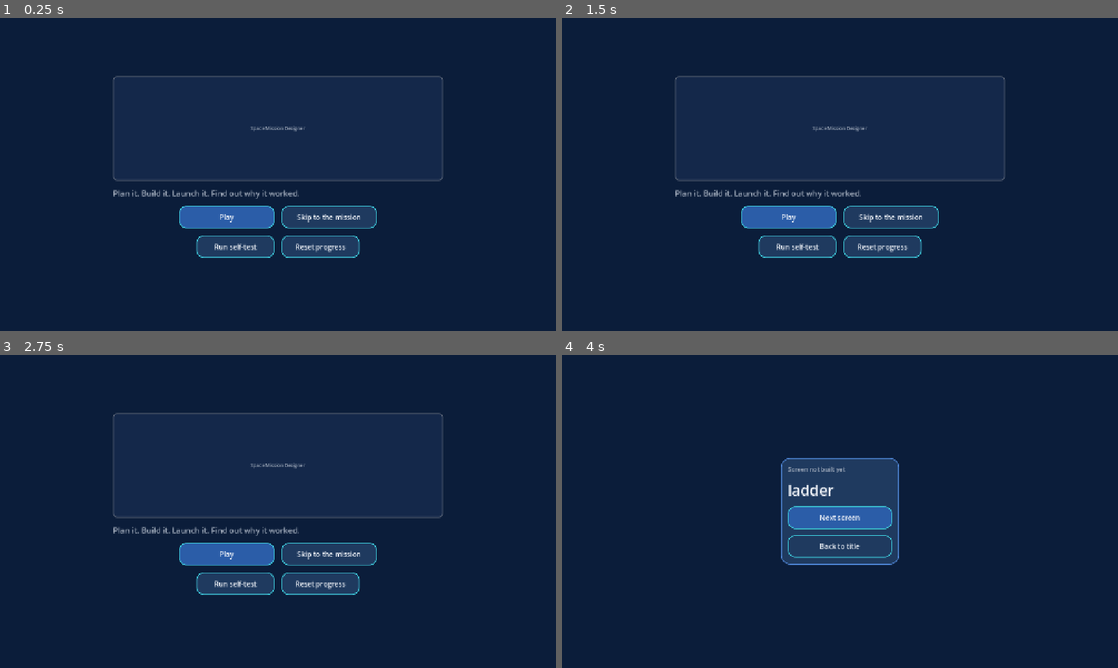
Above: before the commit, frames 1-4 (two rows, left to right).
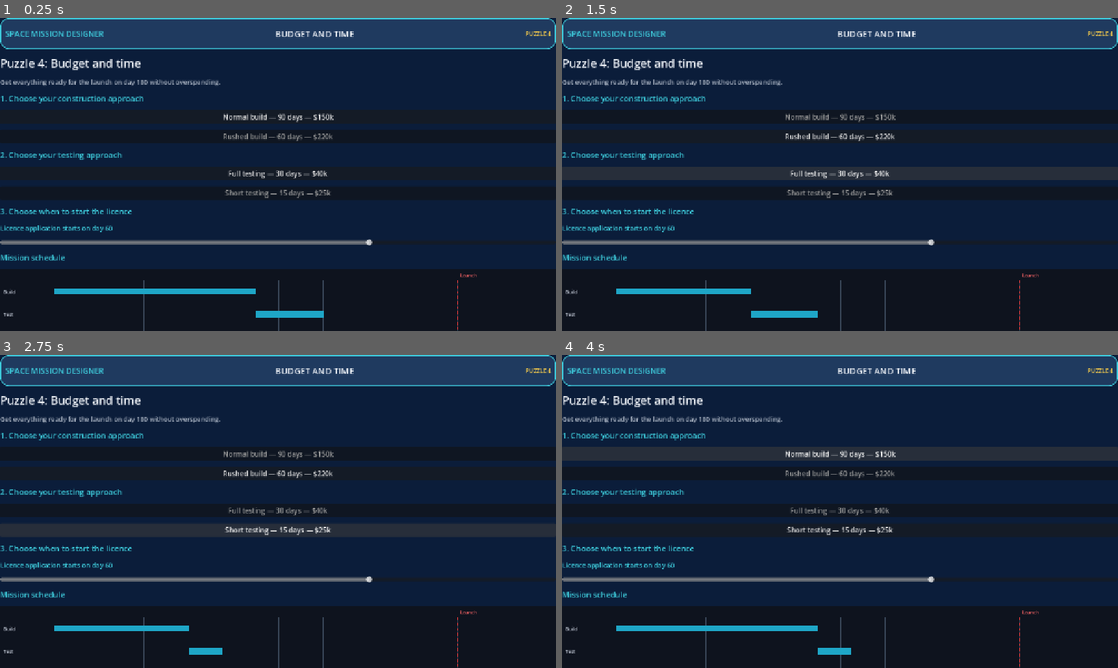
Above: after the commit, the same moments.

Repository: a77chand/apogeic
Game: Godot game, scene res://scenes/main.tscn
Two runs of this game, one before a commit and one after it. Both use one fixed random seed, a clock stepped at 60 frames per second and the inputs below.
Inputs (mouse positions are in pixels of both pictures, inside the frame that each line leads up to):
- Up to frame 1 (0.25 s): no input
- Up to frame 2 (1.5 s): click (840, 136) at 0.5 s, where only the run after the commit has a clickable "Rushed build — 60 days — $220k"; click (840, 174) at 1.25 s, where only the run after the commit has a clickable "Full testing — 30 days — $40k"
- Up to frame 3 (2.75 s): click (278, 530) at 2 s, where only the run after the commit has a clickable "Short testing — 15 days — $25k"
- Up to frame 4 (4 s): click (789, 555) at 2.75 s, where only the run before the commit has a clickable "Play"; click (840, 455) at 3.5 s, where only the run after the commit has a clickable "Normal build — 90 days — $150k"

The runs differ from the first frame. In frame 1, 46% of the frame differs, in the area x 0-100%, y 0-100%; in frame 2, 45%; in frame 3, 49%; in frame 4, 44%.

Commit message:
some random stuff
some work before aadhav took over

Diff:
--- a/data/puzzles.json
+++ b/data/puzzles.json
@@ -2,12 +2,12 @@
   "_note": "ALL NUMBERS ARE PLACEHOLDERS for gameplay.",
   "order": ["mass", "power", "link", "time"],
   "mass": {"title": "Puzzle 1: Mass", "intro": "The rocket slot can lift 4.0 kg. Load the parts for a photo mission without going over.", "lesson": "Every part has mass, and the rocket has a hard limit.", "limit_kg": 4.0, "bus_kg": 1.3,
-    "bin": ["camera_std", "spectrometer", "solar_small", "solar_large", "battery_std", "radio_uhf", "radio_sband", "antenna_big"],
-    "needs": [{"category": "instrument", "da …(360 unchanged characters)…
+	"bin": ["camera_std", "spectrometer", "solar_small", "solar_large", "battery_std", "radio_uhf", "radio_sband", "antenna_big"],
+	"needs": [{"category": "instrument", "da …(360 unchanged characters)…
   "power": {"title": "Puzzle 2: Power", "intro": "The Earth blocks the Sun for part of every orbit. Size the panels and …(468 unchanged characters)…
   "link": {"title": "Puzzle 3: Data link", "intro": "The camera makes more photos than the radio can send. Fix it with  …(230 unchanged characters)…
-    "options": [{"id": "antenna", "label": " …(445 unchanged characters)…
+	"options": [{"id": "antenna", "label": " …(445 unchanged characters)…
   "time": {"title": "Puzzle 4: Budget and time", "intro": "Get everything ready for the launch on day 180 without overs …(376 unchanged characters)…
-    "build_options": [{"id": "normal", "label": "Normal build", "days": 90, "cost_k": 150.0}, {"id": "rushed", "label": "Rushed build", "days": 60, "cost_k": 220.0}],
-    "test_options": [{"id": "full", "label": "Full testing", "days": 30, "cost_k": 40.0}, {"id": "short", "label": "Short testing", "days": 15, "cost_k": 25.0}]}
+	"build_options": [{"id": "normal", "label": "Normal build", "days": 90, "cost_k": 150.0}, {"id": "rushed", "label": "Rushed build", "days": 60, "cost_k": 220.0}],
+	"test_options": [{"id": "full", "label": "Full testing", "days": 30, "cost_k": 40.0}, {"id": "short", "label": "Short testing", "days": 15, "cost_k": 25.0}]}
 }
--- a/project.godot
+++ b/project.godot
@@ -1,6 +1,10 @@
 ; Engine configuration file.
-; Hand-written starter. Open the folder in Godot 4 and let it update this file.
-; Everyone on the team must use the SAME Godot 4 version.
+; It's best edited using the editor UI and not directly,
+; since the parameters that go here are not all obvious.
+;
+; Format:
+;   [section] ; section goes between []
+;   param=value ; assign values to parameters
 
 config_version=5
 
@@ -8,6 +12,7 @@
 
 config/name="Space Mission Designer"
 run/main_scene="res://scenes/main.tscn"
+config/features=PackedStringArray("4.7")
 
 [autoload]
 
@@ -18,7 +23,6 @@
 window/size/viewport_width=1280
 window/size/viewport_height=720
 window/stretch/mode="canvas_items"
-window/stretch/aspect="keep"
 
 [rendering]
 
--- a/scenes/main.tscn
+++ b/scenes/main.tscn
@@ -1,8 +1,8 @@
-[gd_scene load_steps=2 format=3]
+[gd_scene format=3 uid="uid://dn4vrv6lpgatq"]
 
-[ext_resource type="Script" path="res://scripts/main.gd" id="1"]
+[ext_resource type="Script" uid="uid://bbr6xm0om801p" path="res://scripts/main.gd" id="1"]
 
-[node name="Main" type="Control"]
+[node name="Main" type="Control" unique_id=518162193]
 layout_mode = 3
 anchors_preset = 15
 anchor_right = 1.0
--- a/scripts/main.gd
+++ b/scripts/main.gd
@@ -1,12 +1,10 @@
+
 extends Control
 ## The only scene that is ever loaded. It swaps one screen in and out.
-## A screen is a script that extends Control and builds its own nodes in _ready().
-## To add a screen: write the script, then add one line to SCREENS.
 
 const UI = preload("res://scripts/ui/ui.gd")
 const Stub = preload("res://scripts/screens/stub.gd")
 
-## screen id -> script path. A missing script shows the stub screen instead of crashing.
 const SCREENS: Dictionary = {
 	"title": "res://scripts/screens/title.gd",
 	"ladder": "res://scripts/screens/ladder.gd",
@@ -22,9 +20,20 @@
 	"report": "res://scripts/screens/report.gd",
 }
 
-## The order the stub screens walk through, so the whole game is clickable from day one.
-const FLOW: Array = ["title", "ladder", "puzzle_mass", "puzzle_power", "puzzle_link", "puzzle_time",
-		"briefing", "workshop", "test_lab", "launch", "ops", "report"]
+const FLOW: Array = [
+	"title",
+	"ladder",
+	"puzzle_mass",
+	"puzzle_power",
+	"puzzle_link",
+	"puzzle_time",
+	"briefing",
+	"workshop",
+	"test_lab",
+	"launch",
+	"ops",
+	"report"
+]
 
 var _current: Control = null
 var _current_id: String = ""
@@ -33,7 +42,9 @@
 func _ready() -> void:
 	GameState.router = self
 	add_child(UI.background())
-	go("title")
+
+	# TEMPORARY: Open the Time Puzzle directly for testing.
+	go("puzzle_time")
 
 
 func go(screen_id: String) -> void:
@@ -46,8 +57,10 @@
 
 func next_in_flow(screen_id: String) -> String:
 	var index: int = FLOW.find(screen_id)
+
 	if index < 0 or index + 1 >= FLOW.size():
 		return "title"
+
 	return str(FLOW[index + 1])
 
 
@@ -56,19 +69,26 @@
 		remove_child(_current)
 		_current.queue_free()
 		_current = null
+
 	var path: String = str(SCREENS.get(screen_id, ""))
 	var screen: Control = null
+
 	if path != "" and ResourceLoader.exists(path):
 		var script: GDScript = load(path)
+
 		if script != null:
 			var made: Variant = script.new()
+
 			if made is Control:
 				screen = made
+
 	if screen == null:
 		var stub: Control = Stub.new()
 		stub.set("screen_id", screen_id)
 		screen = stub
+
 	_current = screen
 	_current_id = screen_id
+
 	add_child(screen)
 	screen.set_anchors_and_offsets_preset(Control.PRESET_FULL_RECT)
--- /dev/null
+++ b/scripts/screens/puzzle_time.gd
@@ -0,0 +1,224 @@
+
+extends Control
+
+const UI = preload("res://scripts/ui/ui.gd")
+const Chrome = preload("res://scripts/ui/chrome.gd")
+const Sim = preload("res://scripts/core/sim.gd")
+const GanttChart = preload("res://scripts/ui/gantt_chart.gd")
+
+var _pz: Dictionary = {}
+var _build_id: String = "normal"
+var _test_id: String = "full"
+var _licence_start: int = 60
+
+var _chart: Control
+var _result_label: Label
+var _build_buttons: Array = []
+var _test_buttons: Array = []
+var _licence_slider: HSlider
+var _licence_label: Label
+var _top_bar: Control
+var _tip_bar: Control
+
+
+func _ready() -> void:
+	_load_puzzle_data()
+	_build_screen()
+	_update_screen()
+
+
+func _load_puzzle_data() -> void:
+	var file: FileAccess = FileAccess.open(
+		"res://data/puzzles.json",
+		FileAccess.READ
+	)
+
+	if file == null:
+		push_error("Could not open puzzles.json")
+		return
+
+	var parsed: Variant = JSON.parse_string(file.get_as_text())
+
+	if not (parsed is Dictionary):
+		push_error("puzzles.json is not a valid Dictionary")
+		return
+
+	var all_puzzles: Dictionary = parsed
+	_pz = all_puzzles.get("time", {})
+
+	_licence_start = int(_pz.get("licence_start_default", 60))
+
+
+func _build_screen() -> void:
+	var main: VBoxContainer = UI.vbox(14)
+	main.set_anchors_and_offsets_preset(Control.PRESET_FULL_RECT)
+	main.add_theme_constant_override("margin_left", 24)
+	main.add_theme_constant_override("margin_right", 24)
+	main.add_theme_constant_override("margin_top", 18)
+	main.add_theme_constant_override("margin_bottom", 18)
+	add_child(main)
+
+	_top_bar = Chrome.top_bar("BUDGET AND TIME", ["PUZZLE 4"])
+	main.add_child(_top_bar)
+
+	var heading: Label = UI.label(
+		str(_pz.get("title", "Puzzle 4: Budget and time")),
+		26,
+		UI.C_TEXT
+	)
+	main.add_child(heading)
+
+	var intro: Label = UI.label(
+		str(_pz.get("intro", "")),
+		15,
+		UI.C_MUTED
+	)
+	main.add_child(intro)
+
+	_add_section_title(main, "1. Choose your construction approach")
+	_add_build_options(main)
+
+	_add_section_title(main, "2. Choose your testing approach")
+	_add_test_options(main)
+
+	_add_section_title(main, "3. Choose when to start the licence")
+
+	_licence_label = UI.label("", 15, UI.C_CYAN)
+	main.add_child(_licence_label)
+
+	_licence_slider = HSlider.new()
+	_licence_slider.min_value = float(_pz.get("licence_start_min", 0))
+	_licence_slider.max_value = float(_pz.get("licence_start_max", 90))
+	_licence_slider.step = float(_pz.get("licence_start_step", 5))
+	_licence_slider.value = float(_licence_start)
+	_licence_slider.value_changed.connect(_on_licence_changed)
+	main.add_child(_licence_slider)
+
+	_add_section_title(main, "Mission schedule")
+
+	_chart = GanttChart.new()
+	_chart.custom_minimum_size = Vector2(720, 260)
+	_chart.size_flags_horizontal = Control.SIZE_EXPAND_FILL
+	main.add_child(_chart)
+
+	_result_label = UI.label("", 16, UI.C_TEXT, true)
+	main.add_child(_result_label)
+
+	_tip_bar = Chrome.tip_bar(str(_pz.get("lesson", "")))
+	main.add_child(_tip_bar)
+
+
+func _add_section_title(parent: VBoxContainer, text: String) -> void:
+	var heading: Label = UI.label(text, 18, UI.C_CYAN)
+	parent.add_child(heading)
+
+
+func _add_build_options(parent: VBoxContainer) -> void:
+	var options: Array = _pz.get("build_options", [])
+
+	for item in options:
+		var option: Dictionary = item
+		var option_id: String = str(option.get("id", ""))
+		var option_label: String = str(option.get("label", ""))
+		var days: int = int(option.get("days", 0))
+		var cost: float = float(option.get("cost_k", 0.0))
+
+		var button: Button = Button.new()
+		button.text = "%s — %d days — $%dk" % [
+			option_label, days, int(cost)
+		]
+		button.pressed.connect(_on_build_selected.bind(option_id))
+		parent.add_child(button)
+		_build_buttons.append(button)
+
+
+func _add_test_options(parent: VBoxContainer) -> void:
+	var options: Array = _pz.get("test_options", [])
+
+	for item in options:
+		var option: Dictionary = item
+		var option_id: String = str(option.get("id", ""))
+		var option_label: String = str(option.get("label", ""))
+		var days: int = int(option.get("days", 0))
+		var cost: float = float(option.get("cost_k", 0.0))
+
+		var button: Button = Button.new()
+		button.text = "%s — %d days — $%dk" % [
+			option_label, days, int(cost)
+		]
+		button.pressed.connect(_on_test_selected.bind(option_id))
+		parent.add_child(button)
+		_test_buttons.append(button)
+
+
+func _on_build_selected(option_id: String) -> void:
+	_build_id = option_id
+	_update_screen()
+
+
+func _on_test_selected(option_id: String) -> void:
+	_test_id = option_id
+	_update_screen()
+
+
+func _on_licence_changed(value: float) -> void:
+	_licence_start = int(value)
+	_update_screen()
+
+
+func _update_screen() -> void:
+	if _pz.is_empty():
+		return
+
+	var result: Dictionary = Sim.puzzle_time(
+		_pz,
+		_build_id,
+		_test_id,
+		_licence_start
+	)
+
+	_chart.call(
+		"set_data",
+		result.get("bars", []),
+		int(_pz.get("launch_day", 180))
+	)
+
+	_licence_label.text = "Licence application starts on day %d" % _licence_start
+
+	var status: String = "PASS" if bool(result.get("passed", false)) else "NOT READY"
+
+	var finish_day: int = int(result.get("finish_day", 0))
+	var cost: float = float(result.get("cost_k", 0.0))
+	var limit: float = float(result.get("cost_limit_k", 0.0))
+
+	var message: String = "%s\nReady on day %d (launch deadline: day %d)\nCost: $%.0fk / $%.0fk allowed" % [
+		status,
+		finish_day,
+		int(_pz.get("launch_day", 180)),
+		cost,
+		limit
+	]
+
+	var reasons: Array = result.get("reasons", [])
+
+	for reason in reasons:
+		message += "\n• " + str(reason)
+
+	_result_label.text = message
+	_update_button_styles()
+
+
+func _update_button_styles() -> void:
+	var build_options: Array = _pz.get("build_options", [])
+
+	for i in range(_build_buttons.size()):
+		var option: Dictionary = build_options[i]
+		var button: Button = _build_buttons[i]
+		button.modulate = Color.WHITE if str(option.get("id", "")) == _build_id else Color(0.7, 0.7, 0.7)
+
+	var test_options: Array = _pz.get("test_options", [])
+
+	for i in range(_test_buttons.size()):
+		var option: Dictionary = test_options[i]
+		var button: Button = _test_buttons[i]
+		button.modulate = Color.WHITE if str(option.get("id", "")) == _test_id else Color(0.7, 0.7, 0.7)
--- /dev/null
+++ b/scripts/ui/chrome.gd
@@ -0,0 +1,58 @@
+
+extends RefCounted
+
+const UI = preload("res://scripts/ui/ui.gd")
+
+
+static func top_bar(title: String, pills: Array) -> Control:
+	var bar: PanelContainer = UI.panel(UI.C_CYAN, 12.0)
+	bar.custom_minimum_size = Vector2(0, 72)
+
+	var row: HBoxContainer = UI.hbox(16)
+	bar.add_child(row)
+
+	var game_name: Label = UI.label("SPACE MISSION DESIGNER", 18, UI.C_CYAN)
+	row.add_child(game_name)
+
+	var screen_title: Label = UI.label(title, 20, UI.C_TEXT)
+	screen_title.size_flags_horizontal = Control.SIZE_EXPAND_FILL
+	screen_title.horizontal_alignment = HORIZONTAL_ALIGNMENT_CENTER
+	row.add_child(screen_title)
+
+	for pill_text in pills:
+		var pill: Label = UI.label(str(pill_text), 13, UI.C_YELLOW)
+		row.add_child(pill)
+
+	return bar
+
+
+static func set_pill(bar: Control, index: int, text: String) -> void:
+	var row: HBoxContainer = bar.get_child(0) as HBoxContainer
+	var pill_index: int = index + 2
+
+	if pill_index < row.get_child_count():
+		var pill: Label = row.get_child(pill_index) as Label
+		pill.text = text
+
+
+static func tip_bar(text: String) -> Control:
+	var bar: PanelContainer = UI.panel(UI.C_BORDER, 10.0)
+	bar.custom_minimum_size = Vector2(0, 58)
+
+	var row: HBoxContainer = UI.hbox(12)
+	bar.add_child(row)
+
+	var tip: Label = UI.label(text, 14, UI.C_TEXT, true)
+	tip.size_flags_horizontal = Control.SIZE_EXPAND_FILL
+	row.add_child(tip)
+
+	var placeholder: Label = UI.label("PLACEHOLDER NUMBERS", 11, UI.C_YELLOW)
+	row.add_child(placeholder)
+
+	return bar
+
+
+static func set_tip(bar: Control, text: String) -> void:
+	var row: HBoxContainer = bar.get_child(0) as HBoxContainer
+	var tip: Label = row.get_child(0) as Label
+	tip.text = text
--- /dev/null
+++ b/scripts/ui/gantt_chart.gd
@@ -0,0 +1,125 @@
+
+extends Control
+
+var _bars: Array = []
+var _launch_day: int = 180
+
+func _ready() -> void:
+	custom_minimum_size = Vector2(720.0, 260.0)
+	queue_redraw()
+
+
+func set_data(bars: Array, launch_day: int) -> void:
+	_bars = bars
+	_launch_day = launch_day
+	queue_redraw()
+
+
+func _draw() -> void:
+	var chart_width: float = size.x
+	var chart_height: float = size.y
+
+	# Chart background
+	draw_rect(
+		Rect2(Vector2.ZERO, size),
+		Color(0.055, 0.075, 0.12)
+	)
+
+	var left_margin: float = 125.0
+	var right_margin: float = 20.0
+	var top_margin: float = 25.0
+	var bottom_margin: float = 25.0
+
+	var usable_width: float = chart_width - left_margin - right_margin
+	var usable_height: float = chart_height - top_margin - bottom_margin
+
+	# Day-axis guide lines
+	var font: Font = ThemeDB.fallback_font
+
+	for day in range(0, 221, 20):
+		var x: float = left_margin + (float(day) / 220.0) * usable_width
+
+		draw_line(
+			Vector2(x, top_margin),
+			Vector2(x, chart_height - bottom_margin),
+			Color(0.22, 0.27, 0.34),
+			1.0
+		)
+
+		draw_string(
+			font,
+			Vector2(x - 12.0, chart_height - 5.0),
+			str(day),
+			HORIZONTAL_ALIGNMENT_CENTER,
+			30.0,
+			11,
+			Color(0.65, 0.7, 0.78)
+		)
+
+	if _bars.is_empty():
+		draw_string(
+			font,
+			Vector2(left_margin, chart_height / 2.0),
+			"Schedule will appear here",
+			HORIZONTAL_ALIGNMENT_LEFT,
+			-1,
+			14,
+			Color(0.65, 0.7, 0.78)
+		)
+		return
+
+	var row_height: float = usable_height / float(_bars.size())
+
+	for i in range(_bars.size()):
+		var bar: Dictionary = _bars[i]
+
+		var label: String = str(bar.get("label", "Stage"))
+		var start_day: float = float(bar.get("start", 0.0))
+		var end_day: float = float(bar.get("end", 0.0))
+
+		var y: float = top_margin + (float(i) + 0.5) * row_height
+
+		draw_string(
+			font,
+			Vector2(8.0, y + 5.0),
+			label,
+			HORIZONTAL_ALIGNMENT_LEFT,
+			left_margin - 15.0,
+			11,
+			Color(0.85, 0.88, 0.93)
+		)
+
+		var start_x: float = left_margin + (start_day / 220.0) * usable_width
+		var end_x: float = left_margin + (end_day / 220.0) * usable_width
+
+		var bar_rect: Rect2 = Rect2(
+			start_x,
+			y - 7.0,
+			maxf(end_x - start_x, 2.0),
+			14.0
+		)
+
+		draw_rect(bar_rect, Color(0.12, 0.65, 0.78))
+
+	# Launch-day marker
+	var launch_x: float = left_margin + (float(_launch_day) / 220.0) * usable_width
+
+	var marker_y: float = top_margin
+	while marker_y < chart_height - bottom_margin:
+		draw_line(
+			Vector2(launch_x, marker_y),
+			Vector2(launch_x, minf(marker_y + 7.0, chart_height - bottom_margin)),
+			Color(1.0, 0.25, 0.25),
+			2.0
+		)
+		marker_y += 12.0
+
+	draw_string(
+		font,
+		Vector2(launch_x + 5.0, top_margin - 7.0),
+		"Launch",
+		HORIZONTAL_ALIGNMENT_LEFT,
+		55.0,
+		11,
+		Color(1.0, 0.4, 0.4)
+	)
--- /dev/null
+++ b/scripts/ui/line_chart.gd
@@ -0,0 +1,128 @@
+
+extends Control
+
+const UI = preload("res://scripts/ui/ui.gd")
+
+var points: Array = []
+var eclipse_min: float = 0.0
+var period_min: float = 100.0
+var min_level: float = 20.0
+
+
+func set_data(new_points: Array, new_eclipse_min: float, new_period_min: float, new_min_level: float) -> void:
+	points = new_points
+	eclipse_min = new_eclipse_min
+	period_min = new_period_min
+	min_level = new_min_level
+	queue_redraw()
+
+
+func _draw() -> void:
+	var chart_size: Vector2 = size
+
+	if chart_size.x <= 0.0 or chart_size.y <= 0.0:
+		return
+
+	var margin_left: float = 45.0
+	var margin_right: float = 15.0
+	var margin_top: float = 20.0
+	var margin_bottom: float = 35.0
+
+	var graph_width: float = chart_size.x - margin_left - margin_right
+	var graph_height: float = chart_size.y - margin_top - margin_bottom
+
+	var graph_rect: Rect2 = Rect2(
+		margin_left,
+		margin_top,
+		graph_width,
+		graph_height
+	)
+
+	draw_rect(Rect2(Vector2.ZERO, chart_size), UI.C_DEEP)
+
+	# Draw the eclipse region.
+	var eclipse_width: float = graph_width * eclipse_min / period_min
+	var eclipse_rect: Rect2 = Rect2(
+		Vector2(margin_left, margin_top),
+		Vector2(eclipse_width, graph_height)
+	)
+	draw_rect(eclipse_rect, Color(0.35, 0.35, 0.55, 0.35))
+
+	draw_string(
+		ThemeDB.fallback_font,
+		Vector2(margin_left + 5.0, margin_top + 15.0),
+		"Eclipse",
+		HORIZONTAL_ALIGNMENT_LEFT,
+		-1,
+		12,
+		UI.C_MUTED
+	)
+
+	# Draw the minimum battery level line.
+	var threshold_y: float = margin_top + graph_height * (1.0 - min_level / 100.0)
+
+	draw_line(
+		Vector2(margin_left, threshold_y),
+		Vector2(margin_left + graph_width, threshold_y),
+		UI.C_RED,
+		2.0
+	)
+
+	# Draw the battery level line.
+	for i in range(points.size() - 1):
+		var point_a: Array = points[i]
+		var point_b: Array = points[i + 1]
+
+		var x1: float = margin_left + graph_width * float(point_a[0]) / period_min
+		var y1: float = margin_top + graph_height * (1.0 - float(point_a[1]) / 100.0)
+
+		var x2: float = margin_left + graph_width * float(point_b[0]) / period_min
+		var y2: float = margin_top + graph_height * (1.0 - float(point_b[1]) / 100.0)
+
+		draw_line(
+			Vector2(x1, y1),
+			Vector2(x2, y2),
+			UI.C_CYAN,
+			3.0
+		)
+
+	# Draw graph labels.
+	draw_string(
+		ThemeDB.fallback_font,
+		Vector2(margin_left, chart_size.y - 8.0),
+		"0 min",
+		HORIZONTAL_ALIGNMENT_LEFT,
+		-1,
+		11,
+		UI.C_MUTED
+	)
+
+	draw_string(
+		ThemeDB.fallback_font,
+		Vector2(margin_left + graph_width - 45.0, chart_size.y - 8.0),
+		str(int(period_min)) + " min",
+		HORIZONTAL_ALIGNMENT_RIGHT,
+		-1,
+		11,
+		UI.C_MUTED
+	)
+
+	draw_string(
+		ThemeDB.fallback_font,
+		Vector2(5.0, margin_top + 5.0),
+		"100%",
+		HORIZONTAL_ALIGNMENT_LEFT,
+		-1,
+		11,
+		UI.C_MUTED
+	)
+
+	draw_string(
+		ThemeDB.fallback_font,
+		Vector2(5.0, margin_top + graph_height),
+		"0%",
+		HORIZONTAL_ALIGNMENT_LEFT,
+		-1,
+		11,
+		UI.C_MUTED
+	)
Not shown, added: scripts/autoload/game_state.gd.uid
Not shown, added: scripts/core/data.gd.uid
Not shown, added: scripts/core/sim.gd.uid
Not shown, added: scripts/main.gd.uid
Not shown, added: scripts/screens/puzzle_time.gd.uid
Not shown, added: scripts/screens/stub.gd.uid
Not shown, added: scripts/screens/title.gd.uid
Not shown, added: scripts/ui/chrome.gd.uid
Not shown, added: scripts/ui/gantt_chart.gd.uid
Not shown, added: scripts/ui/line_chart.gd.uid
Not shown, added: scripts/ui/ui.gd.uid
Not shown, added: tests/run_tests.gd.uid
(and 1 more such lines)
